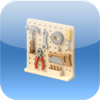
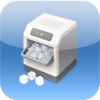
Layered file, before and after one edit (100 x 100). Changes by layer:
showed "ice maker" over [19, 13, 78, 87]
hid "pegboard" over [24, 18, 76, 82]